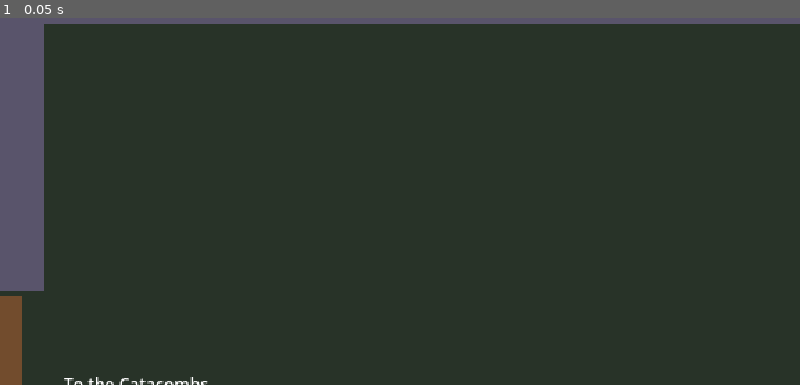
Above: before the commit, frame 1.
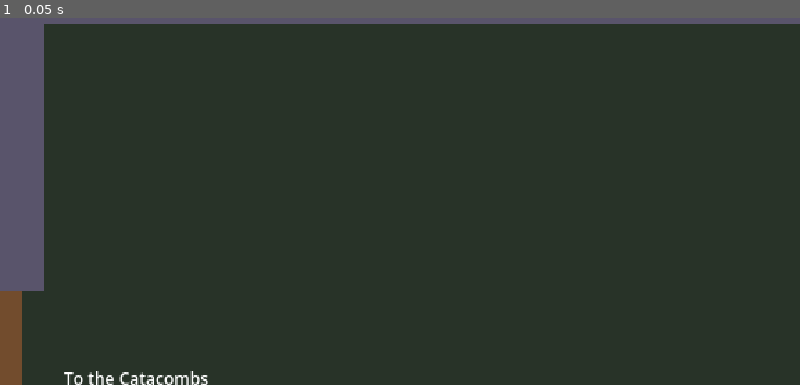
Above: after the commit, the same moment.

Repository: KrisUni/the-shattering
Game: Godot game, scene res://scenes/areas/dungeons/cave.tscn
Same seed, same stepped clock (60 frames per second), same inputs: the game is played once before the commit and once after it. This scene is started directly instead of the project's main scene.
Inputs:
- Up to frame 1 (0.05 s): no input

The runs differ from the first frame. In frame 1, 0.3% of the frame differs, in the area x 0-26%, y 74-100%.

Commit message:
Centre the cave door in its widened gap (#74)
Co-Authored-By: Claude Sonnet 5.5 <noreply@anthropic.com>

Diff:
--- a/scenes/areas/dungeons/cave.tscn
+++ b/scenes/areas/dungeons/cave.tscn
@@ -72,7 +72,7 @@
 polygon = PackedVector2Array(-16.0, -132.0, 16.0, -132.0, 16.0, 132.0, -16.0, 132.0)
 
 [node name="ToCatacombs" parent="." instance=ExtResource("3_door")]
-position = Vector2(8, 324)
+position = Vector2(8, 320)
 rotation = 1.5707964
 
 [node name="CollisionShape2D" parent="ToCatacombs" index="0"]
